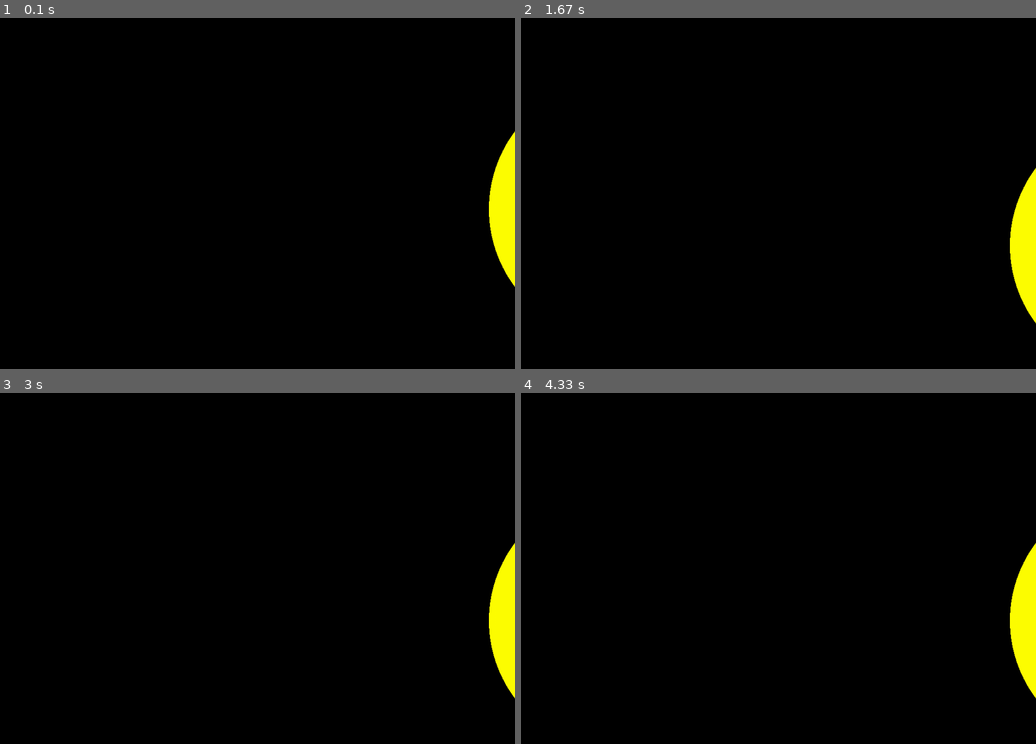
Above: before the commit, frames 1-4 (two rows, left to right).
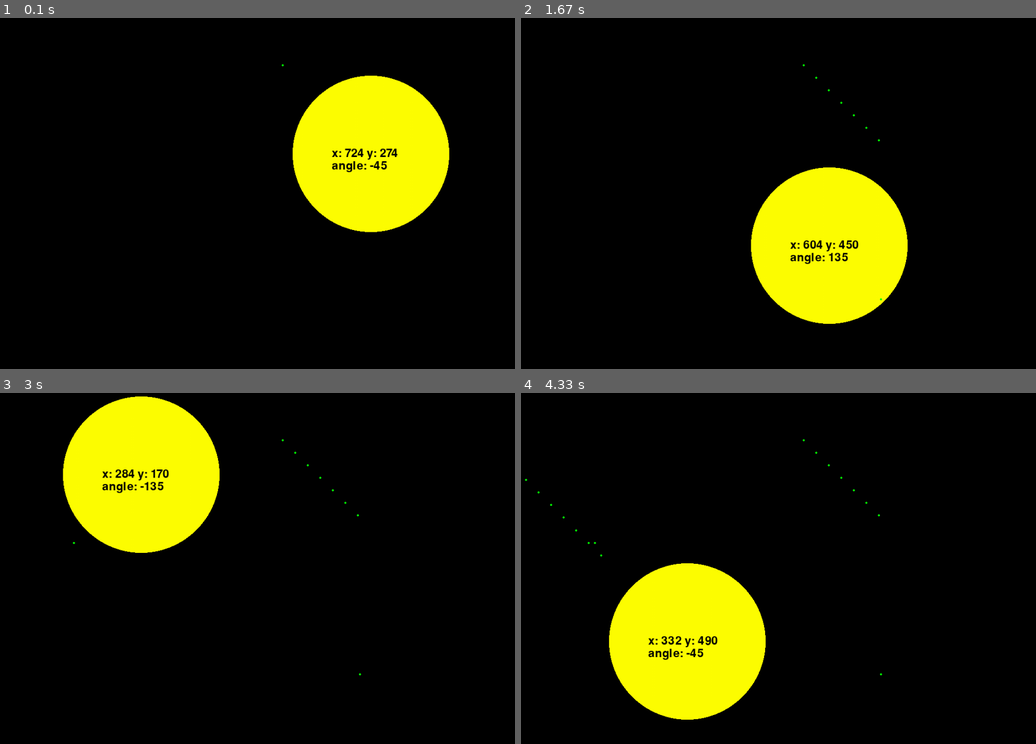
Above: after the commit, the same moments.

Repository: Archanciel/Learning_Pygame
Game: pygame game, started from bouncing_ball_imperfect_collide/bouncing_physics.py
Two runs of this game, one before a commit and one after it. Both use one fixed random seed, a clock stepped at 60 frames per second and the inputs below.
Inputs:
- Up to frame 1 (0.1 s): no input
- Up to frame 2 (1.67 s): no input
- Up to frame 3 (3 s): no input
- Up to frame 4 (4.33 s): no input

The runs differ from the first frame. In frame 1, 12% of the frame differs, in the area x 54-100%, y 13-77%; in frame 2, 12%; in frame 3, 12%; in frame 4, 12%, in the area x 0-100%, y 13-94%.

Commit message:
added trace draw. Still incomplete

Diff:
--- a/bouncing_ball_imperfect_collide/ball_no_sprite_explore.py
+++ b/bouncing_ball_imperfect_collide/ball_no_sprite_explore.py
@@ -2,7 +2,7 @@
 import math
 from settings import *
 
-class Ball():
+class Ball(pg.sprite.Sprite):
 	def __init__(self,
 	             screen,
 	             allBalls,
@@ -20,11 +20,16 @@
 		self.rect = pg.Rect(startX, startY, rectSize, rectSize)
 		self.speed = speed
 		self.angle = math.radians(-angle)
+
 		self.font = pg.font.Font(None, 32)
 		self.font_height = self.font.get_linesize()
 		self.textLeftMargin = self.rect.width / 4
 		self.textTopMargin = radius - self.font_height / 2
 		self.text_color = BLACK
+
+		self.trajectPoints = []
+		self.previousX = 0
+		self.previousY = 0
 
 	def update(self):
 		delta_x = self.speed * math.cos(self.angle)
@@ -39,6 +44,10 @@
 		if self.rect.top <= 0 or self.rect.bottom >= self.screen.get_height():
 			self.angle = -self.angle
 			hit_bounds = True
+
+		if hit_bounds:
+			self.previousX = 0
+			self.previousY = 0
 
 		for ball in self.allBalls:
 			if not hit_bounds and not ball is self and self.collideBall(ball):
@@ -58,7 +67,7 @@
 		pg.draw.circle(self.screen, self.color, self.rect.center, int(self.rect.width / 2))
 		lines = []
 		lines.append('x: ' + str(int(self.rect.centerx)) + ' y: ' + str(int(self.rect.centery)))
-		lines.append('angle: ' + str(int(math.degrees(self.angle))))
+		lines.append('angle: ' + str(-int(math.degrees(self.angle))))
 
 		self.images = []  # The text surfaces.
 
@@ -71,3 +80,21 @@
 			if y * self.font_height + self.font_height > self.rect.h:
 				break
 			self.screen.blit(surf, (self.rect.x + self.textLeftMargin, self.rect.y + self.textTopMargin + y*self.font_height))
+
+		if self.angle >= 0:
+			a = (self.rect.centerx - self.rect.left) / math.sin(self.angle) * math.cos(self.angle)
+			x = self.rect.left
+			y = self.rect.centery - a
+		else:
+			a = self.rect.centery + self.rect.height / 2
+			o = a * math.sin(-self.angle) / math.cos(-self.angle)
+			x = self.rect.centerx - o
+			y = a
+
+		if x - self.previousX > 20 and y - self.previousY > 20:
+			self.trajectPoints.append(pg.Rect(x, y, 2, 2))
+			self.previousX = x
+			self.previousY = y
+
+		for point in self.trajectPoints:
+			pg.draw.circle(self.screen, GREEN, point.center, 2)
--- a/bouncing_ball_imperfect_collide/bouncing_physics.py
+++ b/bouncing_ball_imperfect_collide/bouncing_physics.py
@@ -8,6 +8,7 @@
 
 from ball_no_sprite_explore import Ball
 from settings import *
+import math
 
 COLORS = [WHITE, RED, GREEN, BLUE, YELLOW]
 secondBall = False
@@ -36,6 +37,9 @@
         self.running = True
 
         self.allBalls = None
+        self.trajectPoints = []
+        self.previousX = 0
+        self.previousY = 0
 
     def new(self):
         '''
@@ -50,11 +54,11 @@
             ball = Ball(screen=self.screen,
                         allBalls=self.allBalls,
                         color=YELLOW,
-                        radius=250,
-                        startX=950,
+                        radius=150,
+                        startX=550,
                         startY=100,
                         speed=6,
-                        angle=-80)
+                        angle=-45)
         else:
             ball = Ball(screen=self.screen,
                         allBalls=self.allBalls,
@@ -62,7 +66,8 @@
                         radius=100,
                         startX=1 * 200,
                         startY=1 * 100,
-                        speed=2)
+                        speed=2,
+                        angle=-45)
 
         self.allBalls.append(ball)
 
@@ -78,7 +83,7 @@
                             radius=250,
                             startX=600,
                             startY=1700,
-                            speed=2,
+                            speed=8,
                             angle=-45)
             else:
                 ball = Ball(screen=self.screen,
@@ -96,11 +101,15 @@
         Is the game loop.
         '''
         self.playing = True
+        self.pause = False
 
         while self.playing:
             self.clock.tick(self.fps)
             self.handleEvents()
-            self.update()
+
+            if not self.pause:
+                self.update()
+
             self.draw()
             self.updateTimerForDoubleClick()
 
@@ -136,11 +145,16 @@
             # Click again before 0.1 seconds to double click.
         elif self.timerDC < 0.1:
             # Double click happened
+            if not self.pause:
+                self.pause = True
+            else:
+                self.pause = False
+            '''
             if self.playing:
                 self.playing = False
 
             self.running = False
-
+            '''
     def update(self):
         '''
         Updates all game objects.
